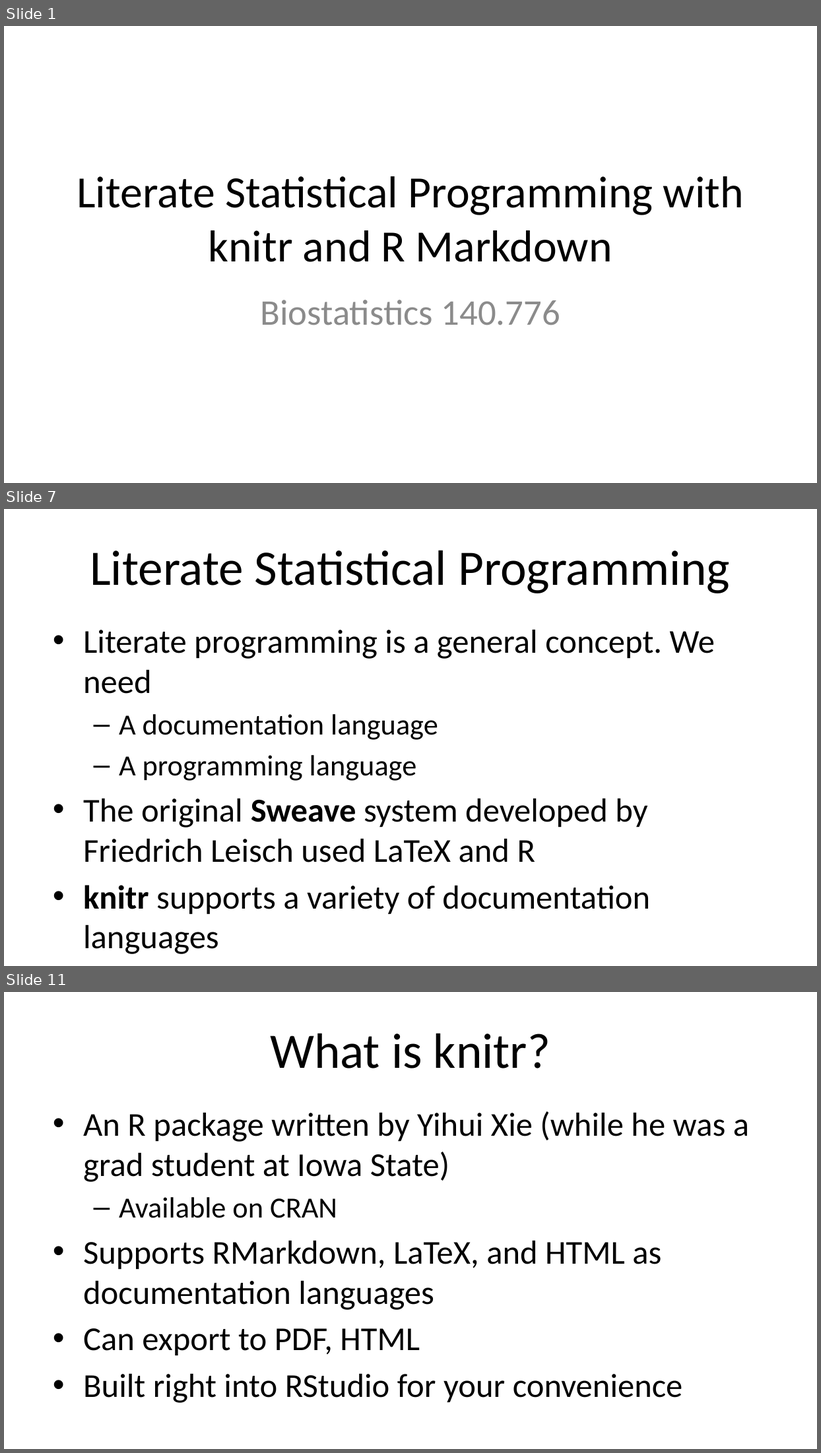
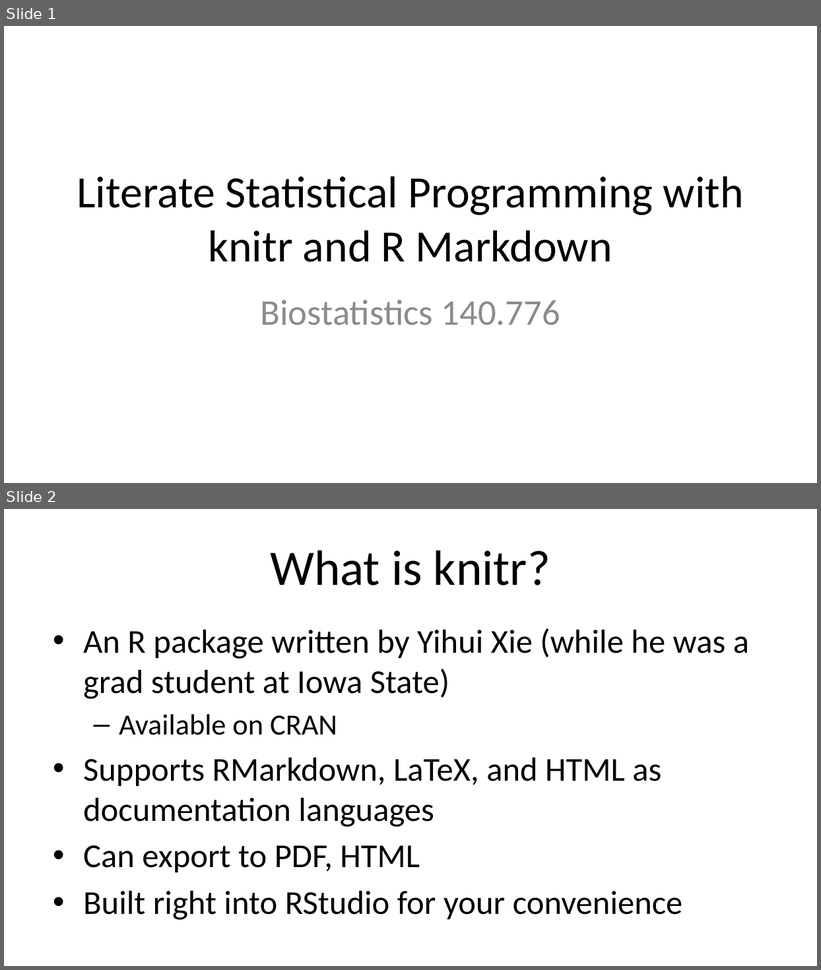
Before and after one commit to Max201510/Biostat776, a slide deck: notes/knitr.pptx. Shown one above the other, each under a label of ours: slides 1, 7 and 11 before the commit, slides 1 and 2 after it; the slides between them are not shown. The pictures are 821x1453 and 821x970 pixels, drawn with LibreOffice and Linux fonts; fonts in the diff are those of the drawing. Boxes give left, top, right and bottom in pixels: in the first picture for what was removed or moved away, otherwise in the second. Text is boxed around its words. In the diff, an @@ line names an element or a change of style, - is before the commit and + after.

```diff
--- a/notes/knitr.pptx
+++ b/notes/knitr.pptx
@@ slide 7 removed at <box>4,509,817,966</box>, background #FFFFFF @@
@@ title removed at <box>90,550,730,593</box> @@
-Literate Statistical Programming
@@ text removed at <box>83,630,715,914</box> @@
-• Literate programming is a general concept. We need
-  – A documentation language
-  – A programming language
-• The original Sweave system developed by Friedrich Leisch used LaTeX and R
-• knitr supports a variety of documentation languages
@@ what was slide 11 is now slide 2 @@
```
Also in this commit, not shown: 10 other slides removed, 1 other file.
